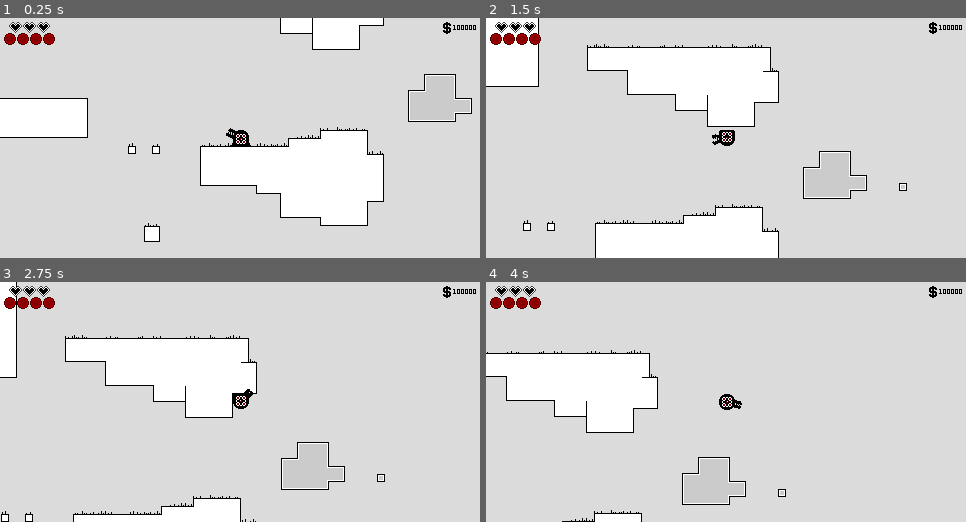
Above: before the commit, frames 1-4 (two rows, left to right).
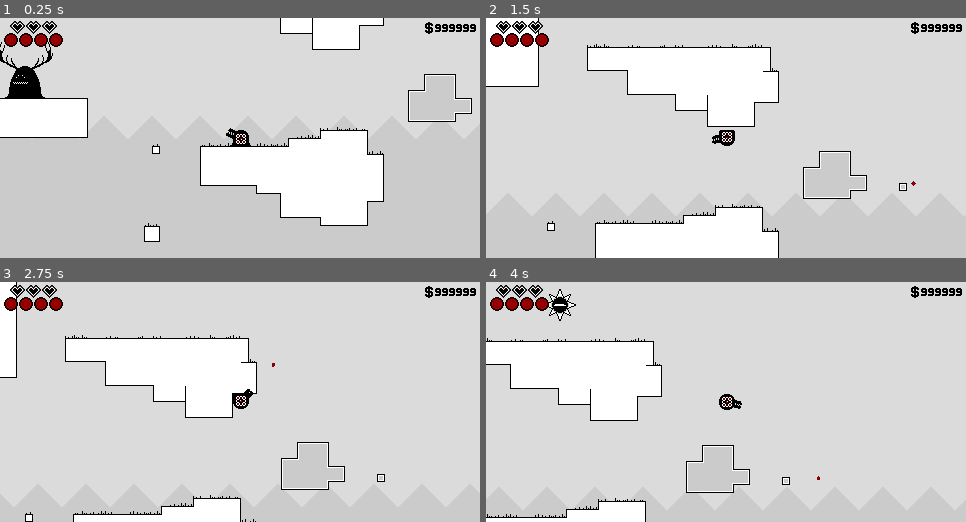
Above: after the commit, the same moments.

Repository: alkrssve/GravityGoo
Game: Godot game, scene res://Game.tscn
The game is run twice, just before and just after one commit, with the same random seed, the same clock (stepped at 60 frames per second) and the same inputs.
Inputs (mouse positions are in pixels of both pictures, inside the frame that each line leads up to):
- Up to frame 1 (0.25 s): no input
- Up to frame 2 (1.5 s): tap Enter at 0.5 s; move the mouse to (831, 126) at 0.52 s; press the mouse at (831, 126) at 0.53 s; hold D (right) from 0.53 s (still down); tap Up (flip_gravity_up) at 0.77 s; move the mouse to (630, 150) at 1.27 s; release the mouse at (630, 150) at 1.28 s; tap Space (flip_gravity) at 1.35 s
- Up to frame 3 (2.75 s): tap Up (flip_gravity_up) at 1.52 s; click (144, 414) at 1.55 s; move the mouse to (288, 349) at 2.02 s; release D (right) at 2.03 s; press the mouse at (288, 349) at 2.03 s; hold A (left) from 2.03 s (still down)
- Up to frame 4 (4 s): tap Space (flip_gravity) at 2.75, 3.6 s; move the mouse to (702, 450) at 2.77 s; release A (left) at 2.78 s; release the mouse at (702, 450) at 2.78 s; hold D (right) from 2.78 s (still down); click (702, 450) at 2.85 s; tap Up (flip_gravity_up) at 3.02, 3.77 s; move the mouse to (870, 438) at 3.52 s; press the mouse at (870, 438) at 3.53 s

The runs differ from the first frame. In frame 1, 2.0% of the frame differs, in the area x 0-100%, y 1-57%; in frame 2, 1.1%; in frame 3, 1.1%; in frame 4, 8.0%, in the area x 0-100%, y 1-100%.

Commit message:
Added shooting, spike enemy, background

Diff:
--- /dev/null
+++ b/Bullet.tscn
@@ -0,0 +1,18 @@
+[gd_scene load_steps=4 format=2]
+
+[ext_resource path="res://Sprites/Player/Bullet.png" type="Texture" id=1]
+[ext_resource path="res://Scripts/Bullet.gd" type="Script" id=2]
+
+[sub_resource type="RectangleShape2D" id=1]
+extents = Vector2( 2, 2 )
+
+[node name="Bullet" type="Area2D"]
+script = ExtResource( 2 )
+
+[node name="Sprite" type="Sprite" parent="."]
+texture = ExtResource( 1 )
+region_enabled = true
+region_rect = Rect2( 0, 0, 4, 4 )
+
+[node name="CollisionShape2D" type="CollisionShape2D" parent="."]
+shape = SubResource( 1 )
--- a/Game.tscn
+++ b/Game.tscn
@@ -9,8 +9,11 @@
 [ext_resource path="res://Sprites/HUD/Bullets_Empty.png" type="Texture" id=7]
 [ext_resource path="res://Sprites/HUD/Money.png" type="Texture" id=8]
 [ext_resource path="res://Sprites/HUD/Bullets_Full.png" type="Texture" id=9]
-[ext_resource path="res://Font/GameFont.ttf" type="DynamicFontData" id=10]
+[ext_resource path="res://Font/Leg Fong.ttf" type="DynamicFontData" id=10]
 [ext_resource path="res://Sprites/HUD/Background.png" type="Texture" id=11]
+[ext_resource path="res://Spike.tscn" type="PackedScene" id=12]
+[ext_resource path="res://Sprites/Background/Background_1.png" type="Texture" id=13]
+[ext_resource path="res://Sprites/NPCs/Gront.png" type="Texture" id=14]
 
 [sub_resource type="ConvexPolygonShape2D" id=1]
 points = PoolVector2Array( 0, 0, 8, 0, 8, 8, 0, 8 )
@@ -292,6 +295,14 @@
 
 [node name="ParallaxBackground" type="ParallaxBackground" parent="."]
 
+[node name="ParallaxLayer" type="ParallaxLayer" parent="ParallaxBackground"]
+motion_scale = Vector2( 0.9, 1 )
+motion_mirroring = Vector2( 816, 400 )
+
+[node name="Sprite" type="Sprite" parent="ParallaxBackground/ParallaxLayer"]
+position = Vector2( 248, 105 )
+texture = ExtResource( 13 )
+
 [node name="Ground" type="TileMap" parent="."]
 z_index = 3
 tile_set = SubResource( 11 )
@@ -299,7 +310,7 @@
 cell_quadrant_size = 8
 cell_custom_transform = Transform2D( 8, 0, 0, 8, 0, 0 )
 format = 1
-tile_data = PoolIntArray( -1179665, -2147483648, 0, -1179664 …(33890 unchanged characters)… 41824, 1, 1114109, -536870912, 0, 1048592, -536870912, 4, 1048595, -536870912, 4, 1048601, 0, 0, 1048602 …(7784 unchanged characters)…
+tile_data = PoolIntArray( -1179665, -2147483648, 0, -1179664 …(33890 unchanged characters)… 41824, 1, 1114109, -536870912, 0, 1048595, -536870912, 4, 1048601, 0, 0, 1048602 …(7784 unchanged characters)…
 
 [node name="Foreground" type="TileMap" parent="."]
 z_index = -5
@@ -308,13 +319,18 @@
 cell_quadrant_size = 8
 cell_custom_transform = Transform2D( 8, 0, 0, 8, 0, 0 )
 format = 1
-tile_data = PoolIntArray( -458728, 536870912, 8, -458727, 53 …(406 unchanged characters)… 36870912, 1, 917543, 536870912, 2, 983056, 536870912, 0, 983059, 536870912, 5, 983065, 536870912, 7, 9 …(267 unchanged characters)…
+tile_data = PoolIntArray( -458728, 536870912, 8, -458727, 53 …(406 unchanged characters)… 36870912, 1, 917543, 536870912, 2, 983059, 536870912, 5, 983065, 536870912, 7, 9 …(267 unchanged characters)…
 
 [node name="Player" parent="." instance=ExtResource( 1 )]
 position = Vector2( 240, 120 )
 
 [node name="Camera2D" type="Camera2D" parent="Player"]
 current = true
+
+[node name="Enemies" type="Node2D" parent="."]
+
+[node name="SpikeEnemy" parent="Enemies" instance=ExtResource( 12 )]
+position = Vector2( 282, -120 )
 
 [node name="HUD" type="CanvasLayer" parent="."]
 script = ExtResource( 3 )
@@ -327,17 +343,17 @@
 texture = ExtResource( 11 )
 
 [node name="$" type="TextureRect" parent="HUD"]
-margin_left = 443.0
+margin_left = 425.0
 margin_top = 4.0
-margin_right = 483.0
+margin_right = 465.0
 margin_bottom = 44.0
 texture = ExtResource( 8 )
 
 [node name="Money" type="Label" parent="HUD"]
-margin_left = 453.0
-margin_top = 9.0
-margin_right = 493.0
-margin_bottom = 34.0
+margin_left = 435.0
+margin_top = 8.0
+margin_right = 477.0
+margin_bottom = 33.0
 theme = SubResource( 23 )
 custom_colors/font_color = Color( 0, 0, 0, 1 )
 custom_colors/font_outline_modulate = Color( 0, 0, 0, 1 )
@@ -346,16 +362,15 @@
 "
 
 [node name="Life" type="Control" parent="HUD"]
-margin_left = 5.0
-margin_top = 1.0
-margin_right = 45.0
-margin_bottom = 41.0
+margin_left = 6.0
+margin_right = 46.0
+margin_bottom = 40.0
 
 [node name="HealthEmpty" type="TextureRect" parent="HUD/Life"]
 margin_left = 3.0
 margin_top = 3.0
-margin_right = 17.0
-margin_bottom = 15.0
+margin_right = 19.0
+margin_bottom = 16.0
 texture = ExtResource( 5 )
 expand = true
 stretch_mode = 2
@@ -363,8 +378,8 @@
 [node name="HealthHalf" type="TextureRect" parent="HUD/Life"]
 margin_left = 3.0
 margin_top = 3.0
-margin_right = 17.0
-margin_bottom = 15.0
+margin_right = 19.0
+margin_bottom = 16.0
 texture = ExtResource( 6 )
 expand = true
 stretch_mode = 2
@@ -372,8 +387,8 @@
 [node name="HealthFull" type="TextureRect" parent="HUD/Life"]
 margin_left = 3.0
 margin_top = 3.0
-margin_right = 17.0
-margin_bottom = 15.0
+margin_right = 19.0
+margin_bottom = 16.0
 texture = ExtResource( 4 )
 expand = true
 stretch_mode = 2
@@ -387,8 +402,8 @@
 [node name="AmmoEmpty" type="TextureRect" parent="HUD/Bullets"]
 margin_left = 18.0
 margin_top = 3.0
-margin_right = 31.0
-margin_bottom = 15.0
+margin_right = 33.0
+margin_bottom = 17.0
 texture = ExtResource( 7 )
 expand = true
 stretch_mode = 2
@@ -396,8 +411,16 @@
 [node name="AmmoFull" type="TextureRect" parent="HUD/Bullets"]
 margin_left = 18.0
 margin_top = 3.0
-margin_right = 31.0
-margin_bottom = 15.0
+margin_right = 33.0
+margin_bottom = 17.0
 texture = ExtResource( 9 )
 expand = true
 stretch_mode = 2
+
+[node name="NPCs" type="Node2D" parent="."]
+
+[node name="Gront" type="Sprite" parent="NPCs"]
+position = Vector2( 25, 52 )
+texture = ExtResource( 14 )
+region_enabled = true
+region_rect = Rect2( 0, 0, 56, 56 )
--- a/HUD.gd
+++ b/HUD.gd
@@ -8,21 +8,21 @@
 	Global.hud = self
 
 func load_hearts():
-	$Life/HealthFull.rect_size.x = (Global.lives/2 * 14)
+	$Life/HealthFull.rect_size.x = (Global.lives/2 * 16)
 	if Global.lives % 2 == 0:
 		$Life/HealthHalf.rect_size.x = 0
 	if Global.lives % 2 == 1:
-		$Life/HealthHalf.rect_size.x = 8
+		$Life/HealthHalf.rect_size.x = 16
 
-	$Life/HealthEmpty.rect_size.x = ((Global.max_lives - Global.lives)/2 * 14)
+	$Life/HealthEmpty.rect_size.x = ((Global.max_lives - Global.lives)/2 * 16)
 
 	$Life/HealthHalf.rect_position.x = $Life/HealthFull.rect_position.x + $Life/HealthFull.rect_size.x * $Life/HealthFull.rect_scale.x
 	$Life/HealthEmpty.rect_position.x = $Life/HealthHalf.rect_position.x + $Life/HealthHalf.rect_size.x * $Life/HealthHalf.rect_scale.x
 
 func load_bullets():
-	$Bullets/AmmoFull.rect_size.x = Global.bullets * 13
+	$Bullets/AmmoFull.rect_size.x = Global.bullets * 15
 
-	$Bullets/AmmoEmpty.rect_size.x = (Global.max_bullets - Global.bullets) * 13
+	$Bullets/AmmoEmpty.rect_size.x = (Global.max_bullets - Global.bullets) * 15
 
 	$Bullets/AmmoEmpty.rect_position.x = $Bullets/AmmoFull.rect_position.x + $Bullets/AmmoFull.rect_size.x * $Bullets/AmmoFull.rect_scale.x
 
--- a/Player.tscn
+++ b/Player.tscn
@@ -238,6 +238,86 @@
 "update": 1,
 "values": [ Rect2( 0, 0, 30, 14 ), Rect2( 30, 0, 30, 14 ), Rect2( 60, 0, 30, 14 ), Rect2( 90, 0, 30, 14 ), Rect2( 0, 14, 30, 14 ) ]
 }
+
+[sub_resource type="AnimationNodeAnimation" id=12]
+animation = "float"
+
+[sub_resource type="AnimationNodeTransition" id=13]
+input_count = 2
+input_0/name = "not flip"
+input_0/auto_advance = false
+input_1/name = "flip"
+input_1/auto_advance = false
+
+[sub_resource type="AnimationNodeTransition" id=22]
+input_count = 2
+input_0/name = "ground"
+input_0/auto_advance = false
+input_1/name = "air"
+input_1/auto_advance = false
+
+[sub_resource type="AnimationNodeAnimation" id=14]
+animation = "blob"
+
+[sub_resource type="AnimationNodeTransition" id=15]
+input_count = 2
+input_0/name = "Falling"
+input_0/auto_advance = false
+input_1/name = "Floating"
+input_1/auto_advance = false
+
+[sub_resource type="AnimationNodeAnimation" id=16]
+animation = "idle_flip"
+
+[sub_resource type="AnimationNodeAnimation" id=17]
+animation = "idle"
+
+[sub_resource type="AnimationNodeAnimation" id=18]
+animation = "move_flip"
+
+[sub_resource type="AnimationNodeAnimation" id=19]
+animation = "move"
+
+[sub_resource type="AnimationNodeTransition" id=20]
+input_count = 2
+input_0/name = "idle"
+input_0/auto_advance = false
+input_1/name = "move"
+input_1/auto_advance = false
+
+[sub_resource type="AnimationNodeTransition" id=21]
+input_count = 2
+input_0/name = "idle"
+input_0/auto_advance = false
+input_1/name = "move"
+input_1/auto_advance = false
+
+[sub_resource type="AnimationNodeBlendTree" id=23]
+graph_offset = Vector2( -156.387, 99.0295 )
+nodes/Animation/node = SubResource( 12 )
+nodes/Animation/position = Vector2( 420, 560 )
+nodes/CheckFlip/node = SubResource( 13 )
+nodes/CheckFlip/position = Vector2( 480, 180 )
+nodes/CheckSurface/node = SubResource( 22 )
+nodes/CheckSurface/position = Vector2( 880, 240 )
+nodes/Fall/node = SubResource( 14 )
+nodes/Fall/position = Vector2( 420, 420 )
+nodes/FallComplete/node = SubResource( 15 )
+nodes/FallComplete/position = Vector2( 620, 460 )
+nodes/Idle/node = SubResource( 17 )
+nodes/Idle/position = Vector2( 40, 0 )
+"nodes/Idle Flip/node" = SubResource( 16 )
+"nodes/Idle Flip/position" = Vector2( 20, 380 )
+nodes/Move/node = SubResource( 19 )
+nodes/Move/position = Vector2( 40, 120 )
+"nodes/Move Flip/node" = SubResource( 18 )
+"nodes/Move Flip/position" = Vector2( 20, 260 )
+nodes/Movement/node = SubResource( 21 )
+nodes/Movement/position = Vector2( 240, 100 )
+"nodes/Movement Flip/node" = SubResource( 20 )
+"nodes/Movement Flip/position" = Vector2( 220, 260 )
+nodes/output/position = Vector2( 1180, 240 )
+node_connections = [ "FallComplete", 0, "Fall", "FallComplete", 1, "Animation", "Movement", 0, "Idle", "Movement", 1, "Move", "Movement Flip", 0, "Move Flip", "Movement Flip", 1, "Idle Flip", "CheckFlip", 0, "Movement", "CheckFlip", 1, "Movement Flip", "CheckSurface", 0, "CheckFlip", "CheckSurface", 1, "FallComplete", "output", 0, "CheckSurface" ]
 
 [node name="Player" type="KinematicBody2D" groups=["Player"]]
 script = ExtResource( 1 )
@@ -285,4 +365,18 @@
 [node name="MouthAnimPlayer" type="AnimationPlayer" parent="."]
 anims/fire = SubResource( 11 )
 
+[node name="AnimationTree" type="AnimationTree" parent="."]
+tree_root = SubResource( 23 )
+anim_player = NodePath("../AnimationPlayer")
+active = true
+parameters/CheckFlip/current = 1
+parameters/CheckSurface/current = 1
+parameters/FallComplete/current = 0
+parameters/Movement/current = 1
+"parameters/Movement Flip/current" = 1
+
+[node name="Damage" type="Timer" parent="."]
+wait_time = 0.25
+
 [connection signal="animation_finished" from="AnimationPlayer" to="." method="_on_AnimationPlayer_animation_finished"]
+[connection signal="timeout" from="Damage" to="." method="_on_Damage_timeout"]
--- /dev/null
+++ b/Scripts/Bullet.gd
@@ -0,0 +1,17 @@
+extends Area2D
+
+var speed = 5
+var movement = Vector2()
+onready var mouse_pos = null
+
+func _ready():
+	mouse_pos = get_local_mouse_position()
+
+func _physics_process(delta):
+	var mouse_position = get_viewport().get_mouse_position()
+	var direction = (mouse_position - position).normalized()
+	var new_angle = PI + atan2(direction.y, direction.x)
+	rotation = new_angle
+	movement = movement.move_toward(mouse_pos, delta)
+	movement = movement.normalized() * speed
+	position = position + movement
--- a/Scripts/Global.gd
+++ b/Scripts/Global.gd
@@ -4,7 +4,7 @@
 var lives = max_lives
 var max_bullets = 4
 var bullets = max_bullets
-var coins = 100000
+var coins = 999999
 var position_lost = false
 var item1_price = "10"
 var item2_price = "10"
@@ -12,7 +12,7 @@
 var last_save_x = 0
 var last_save_y = 0
 
-var jump_positions = []
+var up_gravity = 10
 
 var canTalk = false
 var talkOver = false
--- a/Scripts/Player.gd
+++ b/Scripts/Player.gd
@@ -1,6 +1,10 @@
 extends KinematicBody2D
 
+signal throw_item()
+
 var MOVE_SPEED = 100
+var BULLET_SPEED = 125
+var FIRE_RATE = 0.5
 const JUMP_FORCE = 225
 var GRAVITY = 15
 const MAX_FALL_SPEED_UP = 300
@@ -13,6 +17,9 @@
 onready var ammo_sprite = $Ammo
 onready var timer = $Timer
 
+var bullet = preload("res://Bullet.tscn")
+var can_fire = true
+
 var velocity = Vector2(0,0)
 var y_velo = 0
 
@@ -20,8 +27,11 @@
 var facing_up = false
 var lift = true
 
+var invincible = false
+
 func _ready():
 	Global.player = self
+	$AnimationTree.active = true
 
 func _physics_process(delta):
 
@@ -33,8 +43,12 @@
 
 	mouth.look_at(get_global_mouse_position())
 
-	if Input.is_action_just_released("shoot"):
-		play_mouth_anim("fire")
+	if can_fire and Input.is_action_pressed("shoot"):
+		fire()
+		can_fire = false
+		yield(get_tree().create_timer(FIRE_RATE), "timeout")
+		can_fire = true
+
 
 	var move_dir = 0
 	var grounded = is_on_floor() || is_on_ceiling()
@@ -115,6 +129,15 @@
 		elif y_velo > 0 and lift:
 			play_anim("float")
 
+func fire():
+	var bullet_instance = bullet.instance()
+	if facing_right:
+		bullet_instance.position.x = position.x
+	else:
+		bullet_instance.position.x = position.x
+	bullet_instance.position.y = position.y
+	get_parent().add_child(bullet_instance)
+
 func flip_h():
 	facing_right = !facing_right
 	sprite.flip_h = !sprite.flip_h
@@ -137,3 +160,27 @@
 
 func _on_AnimationPlayer_animation_finished(anim_name = "blob"):
 	lift = true
+
+func damage(var enemyposx):
+	if invincible == false:
+		Global.lose_life()
+		invincible = true
+		set_modulate(Color(0,0.0,0.0,0.3))
+		y_velo = JUMP_FORCE
+		if position.x < enemyposx:
+			velocity.x = -10
+		elif position.x >= enemyposx:
+			velocity.x = 10
+
+		Input.action_release("move_left")
+		Input.action_release("move_right")
+
+		$Damage.start()
+
+func _on_Damage_timeout():
+	set_modulate(Color(1,1,1,1))
+	invincible = false
+
+func save_position(x,y):
+	position.x = x
+	position.y = y
--- /dev/null
+++ b/Scripts/Spike.gd
@@ -0,0 +1,44 @@
+extends KinematicBody2D
+
+export var speed_modifier = 1.0
+export var reverse = true
+export var vertical = true
+export var distance = 50
+
+var start_position_x = position.x
+var start_position_y = position.y
+
+var direction_check = false
+
+func _ready():
+	start_position_x = self.get_position().x
+	start_position_y = self.get_position().y
+	if reverse:
+		direction_check = true
+
+func _physics_process(delta):
+	if vertical == true:
+		if (position.y > start_position_y + distance):
+			direction_check = false
+		if (position.y < start_position_y - distance):
+			direction_check = true
+	else:
+		if (position.x > start_position_x + distance):
+			direction_check = false
+		if (position.x < start_position_x - distance):
+			direction_check = true
+	if direction_check:
+		if vertical == true:
+			position.y += speed_modifier
+		else:
+			position.x += speed_modifier
+	else:
+		if vertical == true:
+			position.y -= speed_modifier
+		else:
+			position.x -= speed_modifier
+
+
+func _on_DamageCheck_body_entered(body):
+	if body.is_in_group("Player"):
+		body.damage(position.x)
--- /dev/null
+++ b/Spike.tscn
@@ -0,0 +1,117 @@
+[gd_scene load_steps=23 format=2]
+
+[ext_resource path="res://Sprites/Enemies/Spike_One.png" type="Texture" id=1]
+[ext_resource path="res://Scripts/Spike.gd" type="Script" id=2]
+
+[sub_resource type="AtlasTexture" id=7]
+atlas = ExtResource( 1 )
+region = Rect2( 0, 0, 32, 32 )
+
+[sub_resource type="AtlasTexture" id=8]
+atlas = ExtResource( 1 )
+region = Rect2( 32, 0, 32, 32 )
+
+[sub_resource type="AtlasTexture" id=9]
+atlas = ExtResource( 1 )
+region = Rect2( 64, 0, 32, 32 )
+
+[sub_resource type="AtlasTexture" id=10]
+atlas = ExtResource( 1 )
+region = Rect2( 96, 0, 32, 32 )
+
+[sub_resource type="AtlasTexture" id=11]
+atlas = ExtResource( 1 )
+region = Rect2( 128, 0, 32, 32 )
+
+[sub_resource type="AtlasTexture" id=12]
+atlas = ExtResource( 1 )
+region = Rect2( 160, 0, 32, 32 )
+
+[sub_resource type="AtlasTexture" id=13]
+atlas = ExtResource( 1 )
+region = Rect2( 192, 0, 32, 32 )
+
+[sub_resource type="AtlasTexture" id=14]
+atlas = ExtResource( 1 )
+region = Rect2( 224, 0, 32, 32 )
+
+[sub_resource type="AtlasTexture" id=15]
+atlas = ExtResource( 1 )
+region = Rect2( 256, 0, 32, 32 )
+
+[sub_resource type="AtlasTexture" id=16]
+atlas = ExtResource( 1 )
+region = Rect2( 288, 0, 32, 32 )
+
+[sub_resource type="AtlasTexture" id=17]
+atlas = ExtResource( 1 )
+region = Rect2( 320, 0, 32, 32 )
+
+[sub_resource type="AtlasTexture" id=18]
+atlas = ExtResource( 1 )
+region = Rect2( 352, 0, 32, 32 )
+
+[sub_resource type="AtlasTexture" id=19]
+atlas = ExtResource( 1 )
+region = Rect2( 384, 0, 32, 32 )
+
+[sub_resource type="AtlasTexture" id=20]
+atlas = ExtResource( 1 )
+region = Rect2( 416, 0, 32, 32 )
+
+[sub_resource type="AtlasTexture" id=21]
+atlas = ExtResource( 1 )
+region = Rect2( 448, 0, 32, 32 )
+
+[sub_resource type="AtlasTexture" id=22]
+atlas = ExtResource( 1 )
+region = Rect2( 480, 0, 32, 32 )
+
+[sub_resource type="SpriteFrames" id=1]
+animations = [ {
+"frames": [ SubResource( 7 ), SubResource( 8 ), SubResource( 9 ), SubResource( 10 ), SubResource( 11 ), SubResource( 12 ), SubResource( 13 ), SubResource( 14 ), SubResource( 15 ), SubResource( 15 ), SubResource( 15 ), SubResource( 15 ), SubResource( 16 ), SubResource( 17 ), SubResource( 18 ), SubResource( 19 ), SubResource( 20 ), SubResource( 21 ), SubResource( 22 ), SubResource( 15 ), SubResource( 15 ) ],
+"loop": true,
+"name": "default",
+"speed": 10.0
+} ]
+
+[sub_resource type="RectangleShape2D" id=4]
+
+[sub_resource type="RectangleShape2D" id=5]
+extents = Vector2( 16, 2 )
+
+[sub_resource type="RectangleShape2D" id=6]
+extents = Vector2( 2, 16 )
+
+[node name="SpikeEnemy" type="KinematicBody2D"]
+script = ExtResource( 2 )
+
+[node name="AnimatedSprite" type="AnimatedSprite" parent="."]
+frames = SubResource( 1 )
+frame = 8
+playing = true
+
+[node name="CollisionShape2D" type="CollisionShape2D" parent="."]
+scale = Vector2( 0.9, 0.9 )
+shape = SubResource( 4 )
+
+[node name="CollisionShape2D2" type="CollisionShape2D" parent="."]
+scale = Vector2( 0.9, 0.9 )
+shape = SubResource( 5 )
+
+[node name="CollisionShape2D3" type="CollisionShape2D" parent="."]
+scale = Vector2( 0.9, 0.9 )
+shape = SubResource( 6 )
+
+[node name="DamageCheck" type="Area2D" parent="."]
+
+[node name="CollisionShape2D4" type="CollisionShape2D" parent="DamageCheck"]
+shape = SubResource( 4 )
+
+[node name="CollisionShape2D5" type="CollisionShape2D" parent="DamageCheck"]
+shape = SubResource( 5 )
+
+[node name="CollisionShape2D6" type="CollisionShape2D" parent="DamageCheck"]
+shape = SubResource( 6 )
+
+[connection signal="body_entered" from="DamageCheck" to="." method="_on_DamageCheck_body_entered"]
--- a/project.godot
+++ b/project.godot
@@ -25,6 +25,8 @@
 window/size/height=240
 window/size/test_width=480
 window/size/test_height=240
+mouse_cursor/custom_image="res://Sprites/HUD/Cursor.png"
+mouse_cursor/custom_image_hotspot=Vector2( 8, 8 )
 window/stretch/mode="viewport"
 window/stretch/aspect="expand"
 
Binary file added: Font/AdjustedFont.ttf
Binary file added: Font/Numbers.png
Not shown, added: Font/Numbers.png.import
Not shown: 1 places in Game.tscn that only renumber resources
Not shown: 1 places in Player.tscn that only renumber resources
Binary file added: Sprites/Background/Background_1.png
Not shown, added: Sprites/Background/Background_1.png.import
Binary file added: Sprites/Enemies/Spike_One.png
Not shown, added: Sprites/Enemies/Spike_One.png.import
Binary file changed: Sprites/HUD/Bullets_Empty.png
Binary file changed: Sprites/HUD/Bullets_Full.png
Binary file added: Sprites/HUD/Cursor.png
(and 16 more such lines)
